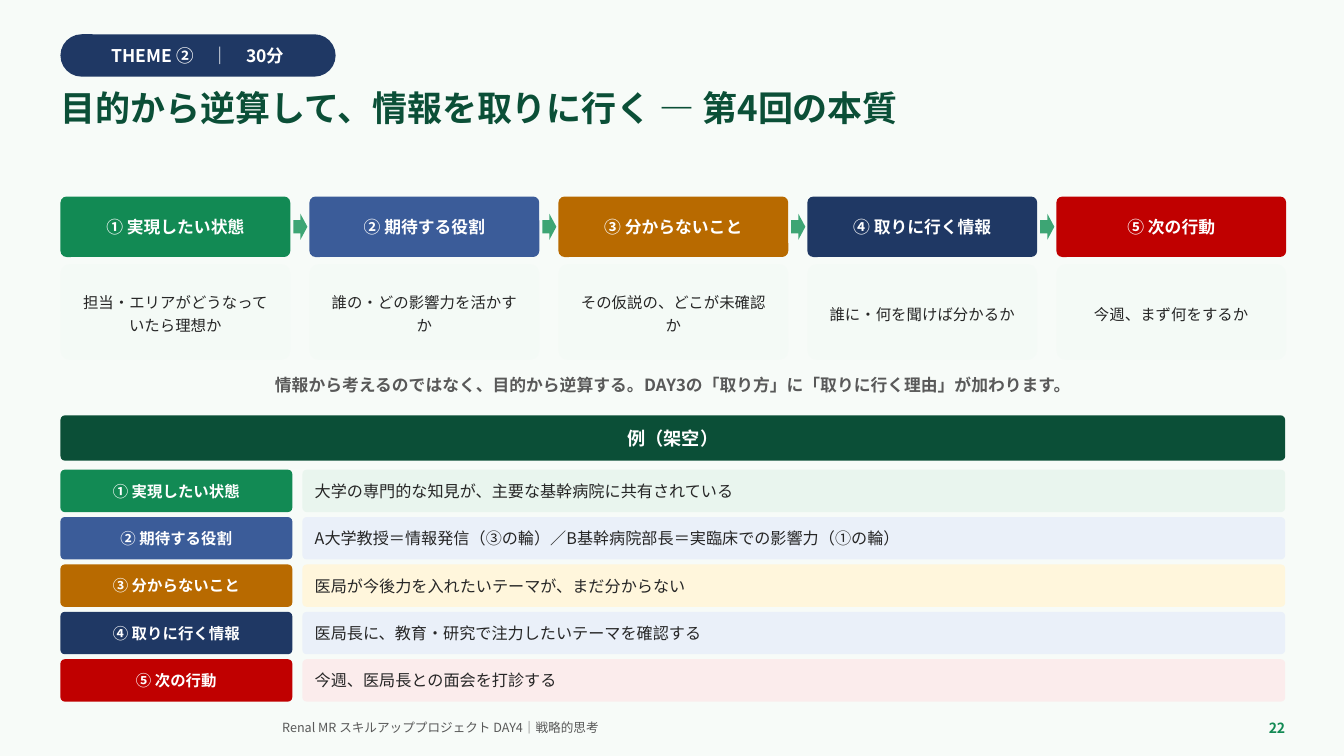
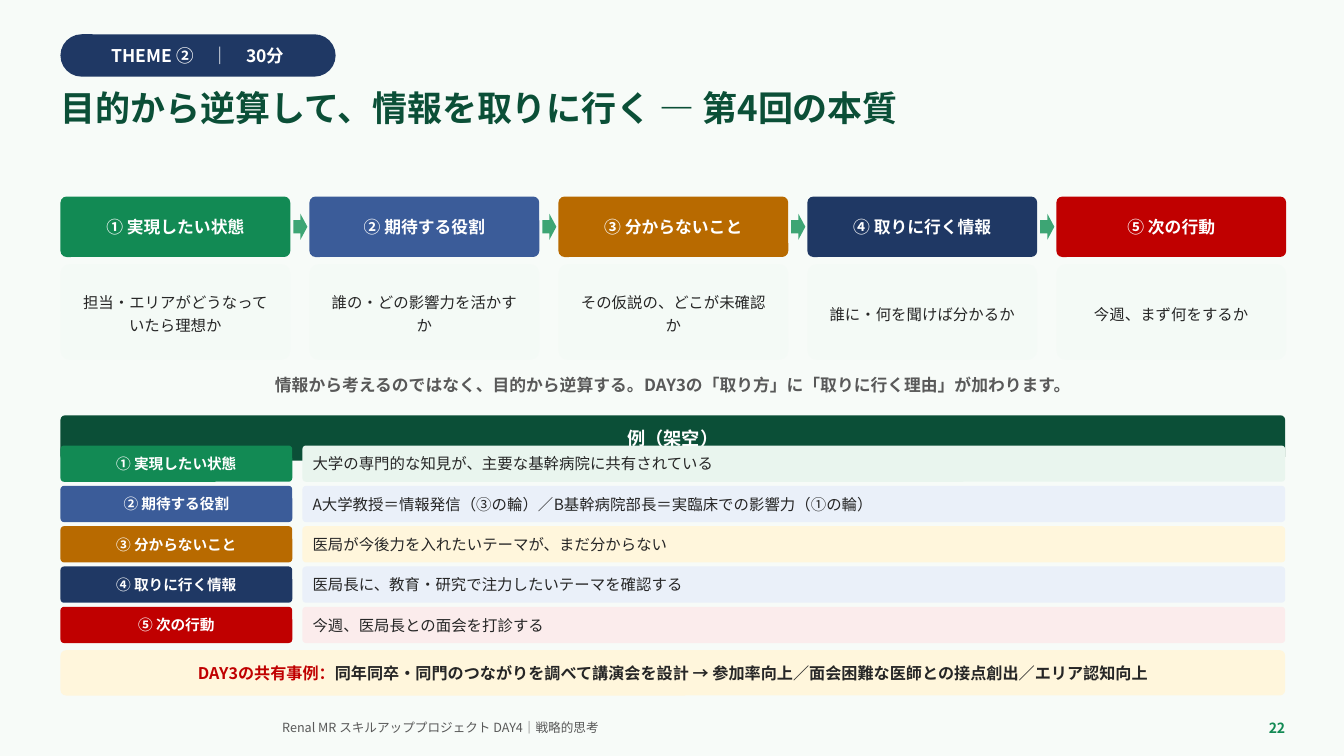
Before and after one commit to TAKUYA-1187/Claude, a slide deck: slide 22 of novartis_training/DAY4_ちょっと分かるだけで世界が変わる.pptx. Drawn at 1344x756 pixels with LibreOffice and Linux fonts; fonts in the diff are those of the drawing; background and template pictures are left out. Boxes give left, top, right and bottom in pixels: in the first picture for what was removed or moved away, otherwise in the second. Text is boxed around its words. In the diff, an @@ line names an element or a change of style, - is before the commit and + after.

```diff
--- a/novartis_training/DAY4_ちょっと分かるだけで世界が変わる.pptx
+++ b/novartis_training/DAY4_ちょっと分かるだけで世界が変わる.pptx
@@ rounded rectangle "① 実現したい状態": place and size @@
-rounded rectangle "① 実現したい状態" at box(60, 470, 292, 512)
+rounded rectangle "① 実現したい状態" at box(60, 446, 292, 482)
@@ rounded rectangle "大学の専門的な知見が、主要な基幹病院に共有されている": place and size @@
-rounded rectangle "大学の専門的な知見が、主要な基幹病院に共有されている" at box(302, 470, 1286, 512)
+rounded rectangle "大学の専門的な知見が、主要な基幹病院に共有されている" at box(302, 446, 1286, 482)
@@ rounded rectangle "② 期待する役割": place and size @@
-rounded rectangle "② 期待する役割" at box(60, 517, 292, 560)
+rounded rectangle "② 期待する役割" at box(60, 486, 292, 522)
@@ rounded rectangle "A大学教授＝情報発信（③の輪）／B基幹病院部長＝実臨床での影響力（①の輪）": place and size @@
-rounded rectangle "A大学教授＝情報発信（③の輪）／B基幹病院部長＝実臨床での影響力（①の輪）" at box(302, 517, 1286, 560)
+rounded rectangle "A大学教授＝情報発信（③の輪）／B基幹病院部長＝実臨床での影響力（①の輪）" at box(302, 486, 1286, 522)
@@ rounded rectangle "③ 分からないこと": place and size @@
-rounded rectangle "③ 分からないこと" at box(60, 565, 292, 607)
+rounded rectangle "③ 分からないこと" at box(60, 526, 292, 563)
@@ rounded rectangle "医局が今後力を入れたいテーマが、まだ分からない": place and size @@
-rounded rectangle "医局が今後力を入れたいテーマが、まだ分からない" at box(302, 565, 1286, 607)
+rounded rectangle "医局が今後力を入れたいテーマが、まだ分からない" at box(302, 526, 1286, 563)
@@ rounded rectangle "④ 取りに行く情報": place and size @@
-rounded rectangle "④ 取りに行く情報" at box(60, 612, 292, 654)
+rounded rectangle "④ 取りに行く情報" at box(60, 567, 292, 603)
@@ rounded rectangle "医局長に、教育・研究で注力したいテーマを確認する": place and size @@
-rounded rectangle "医局長に、教育・研究で注力したいテーマを確認する" at box(302, 612, 1286, 654)
+rounded rectangle "医局長に、教育・研究で注力したいテーマを確認する" at box(302, 567, 1286, 603)
@@ size 11 to 10.5 pt in 5 elements at box(60, 446, 292, 482), box(60, 486, 292, 522), box(60, 526, 292, 563), box(60, 567, 292, 603), box(60, 607, 292, 643) @@
@@ rounded rectangle "⑤ 次の行動": place and size @@
-rounded rectangle "⑤ 次の行動" at box(60, 659, 292, 702)
+rounded rectangle "⑤ 次の行動" at box(60, 607, 292, 643)
@@ size 11.5 to 11 pt in 5 elements at box(302, 446, 1286, 482), box(302, 486, 1286, 522), box(302, 526, 1286, 563), box(302, 567, 1286, 603), box(302, 607, 1286, 643) @@
@@ rounded rectangle "今週、医局長との面会を打診する": place and size @@
-rounded rectangle "今週、医局長との面会を打診する" at box(302, 659, 1286, 702)
+rounded rectangle "今週、医局長との面会を打診する" at box(302, 607, 1286, 643)
@@ rounded rectangle added at box(60, 650, 1286, 696), fill #FFF6DC, 11.5 pt, text #262626, bold @@
+DAY3の共有事例：同年同卒・同門のつながりを調べて講演会を設計 → 参加率向上／面会困難な医師との接点創出／エリア認知向上
```
Also in this commit, not shown: 14 other slides changed, 1 slide added, 2 other files.
